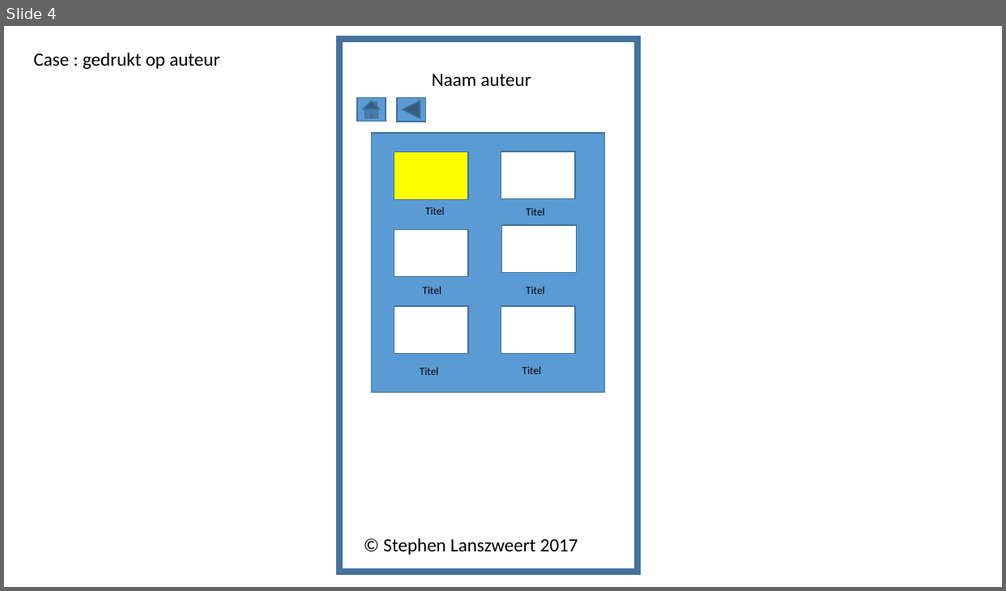
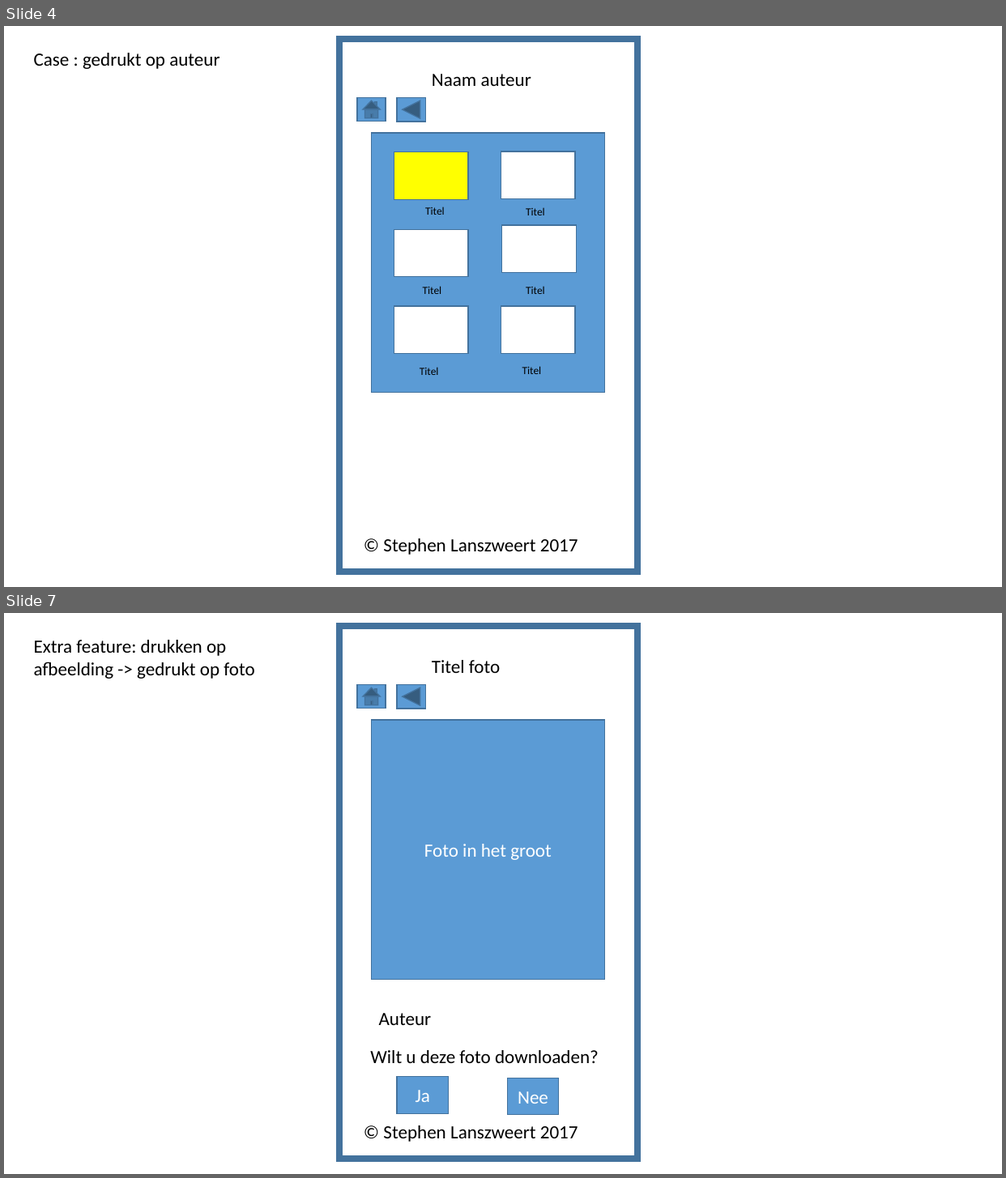
Before and after one commit to LanszweertStephen/Project26032017, a slide deck: BasisWireframe_SL.pptx. Shown one above the other, each under a label of ours: slide 4 before the commit, slides 4 and 7 after it; the slides between them are not shown. The pictures are 1006x591 and 1006x1178 pixels, drawn with LibreOffice and Linux fonts; fonts in the diff are those of the drawing. Boxes give left, top, right and bottom in pixels: in the first picture for what was removed or moved away, otherwise in the second. Text is boxed around its words. In the diff, an @@ line names an element or a change of style, - is before the commit and + after.

```diff
--- a/BasisWireframe_SL.pptx
+++ b/BasisWireframe_SL.pptx
@@ slide 7 added at [4, 613, 1002, 1174], background #FFFFFF @@
@@ rectangle added at [339, 626, 637, 1159], outline #43739E 6 pt @@
@@ text added at [34, 640, 254, 679], 18 pt, text #000000 @@
+Extra feature: drukken op afbeelding -> gedrukt op foto
@@ text added at [432, 660, 500, 673], 18 pt, text #000000 @@
+Titel foto
@@ action button home added at [357, 685, 386, 708], fill #5B9BD5, outline #43739E 1 pt @@
@@ action button back previous added at [397, 685, 425, 709], fill #5B9BD5, outline #43739E 1 pt @@
@@ rectangle added at [372, 720, 605, 980], fill #5B9BD5, outline #43739E 1 pt, 18 pt, text #FFFFFF @@
+Foto in het groot
@@ text added at [379, 1013, 432, 1025], 18 pt, text #000000 @@
+Auteur
@@ text added at [370, 1050, 599, 1063], 18 pt, text #000000 @@
+Wilt u deze foto downloaden?
@@ rectangle added at [397, 1077, 449, 1114], fill #5B9BD5, outline #43739E 1 pt, 18 pt, text #FFFFFF @@
+Ja
@@ rectangle added at [507, 1079, 559, 1115], fill #5B9BD5, outline #43739E 1 pt, 18 pt, text #FFFFFF @@
+Nee
@@ text added at [383, 1126, 578, 1142], 18 pt, text #000000 @@
+© Stephen Lanszweert 2017
```
Also in this commit, not shown: 2 other slides added.
